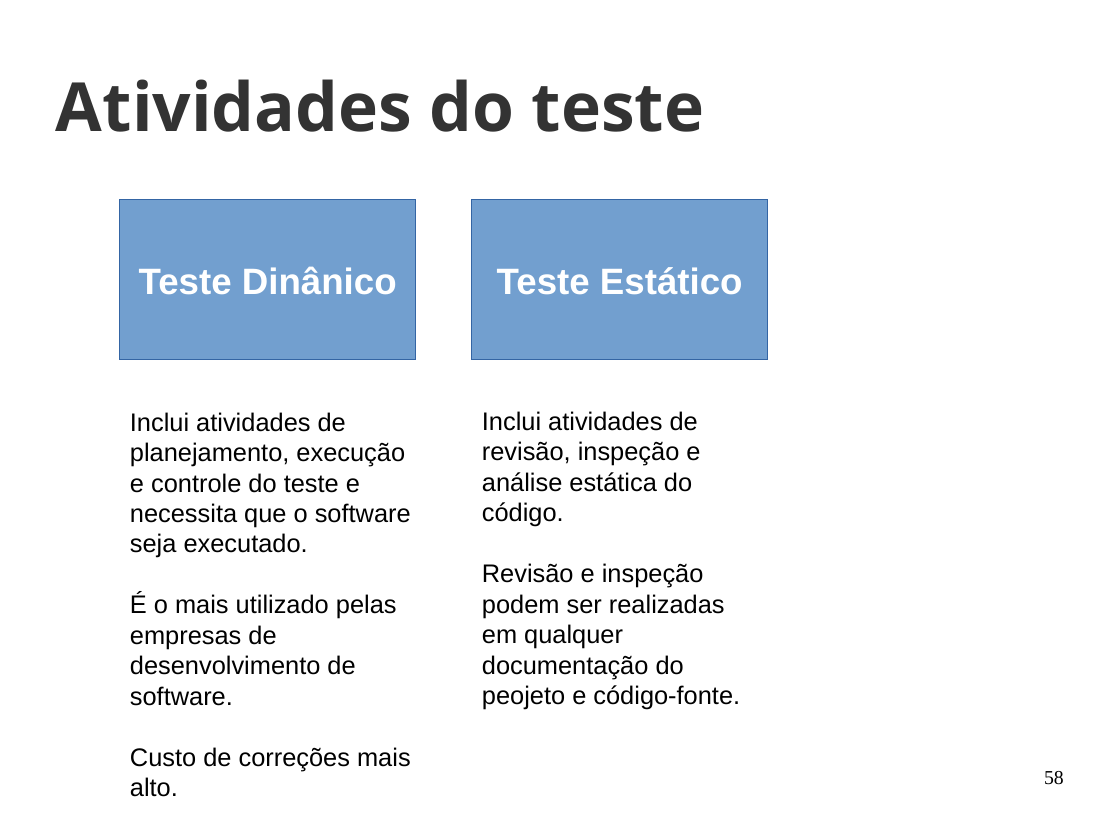
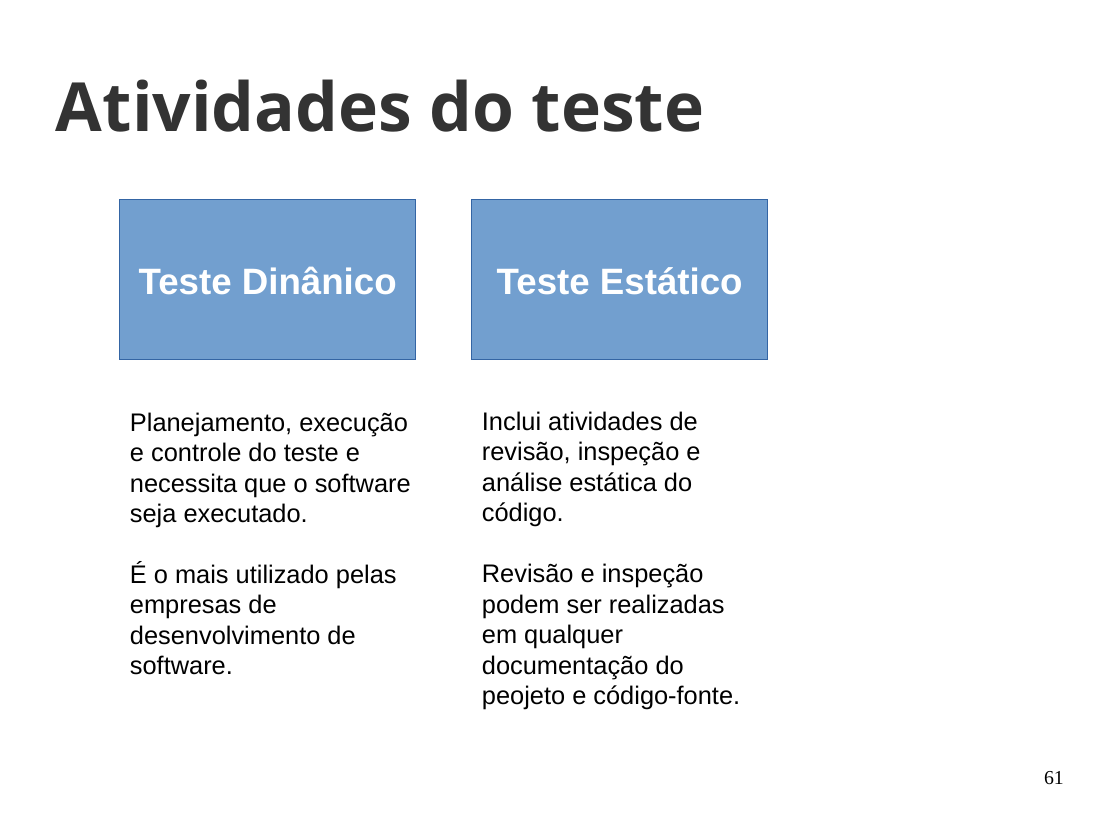
Before and after one commit to joaohelio/eng_de_software, a slide deck: slide 61 of Aulas/20170429/aula_2.odp (slide 58 before the commit). Drawn at 1120x840 pixels with LibreOffice and Linux fonts; fonts in the diff are those of the drawing; background and template pictures are left out. Boxes give left, top, right and bottom in pixels: in the first picture for what was removed or moved away, otherwise in the second. Text is boxed around its words. In the diff, an @@ line names an element or a change of style, - is before the commit and + after.

```diff
--- a/Aulas/20170429/aula_2.odp
+++ b/Aulas/20170429/aula_2.odp
@@ text at (130, 412, 411, 528): text changed @@
-Inclui atividades de planejamento, execução e controle do teste e necessita que o software seja executado.
+Planejamento, execução e controle do teste e necessita que o software seja executado.
@@ text at (130, 747, 411, 797): paragraph removed @@
-Custo de correções mais alto.
@@ page number at (1044, 771, 1064, 785): text changed @@
-58
+61
```
Also in this commit, not shown: 14 other slides changed, 8 slides added.
